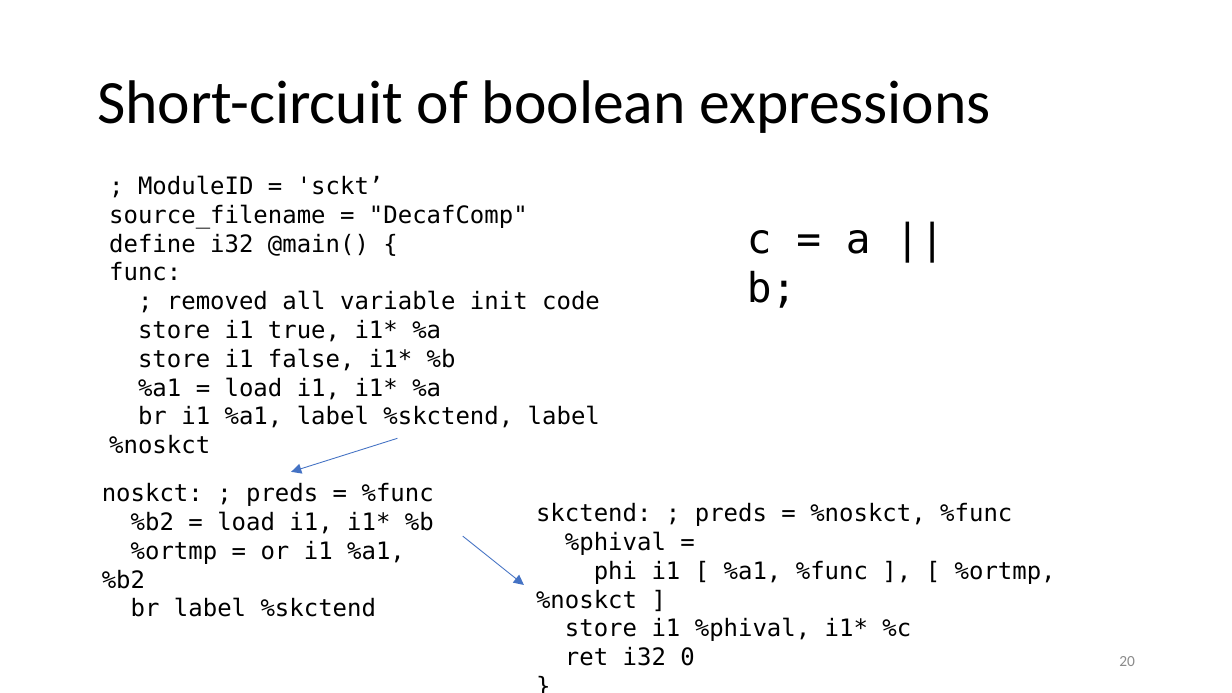
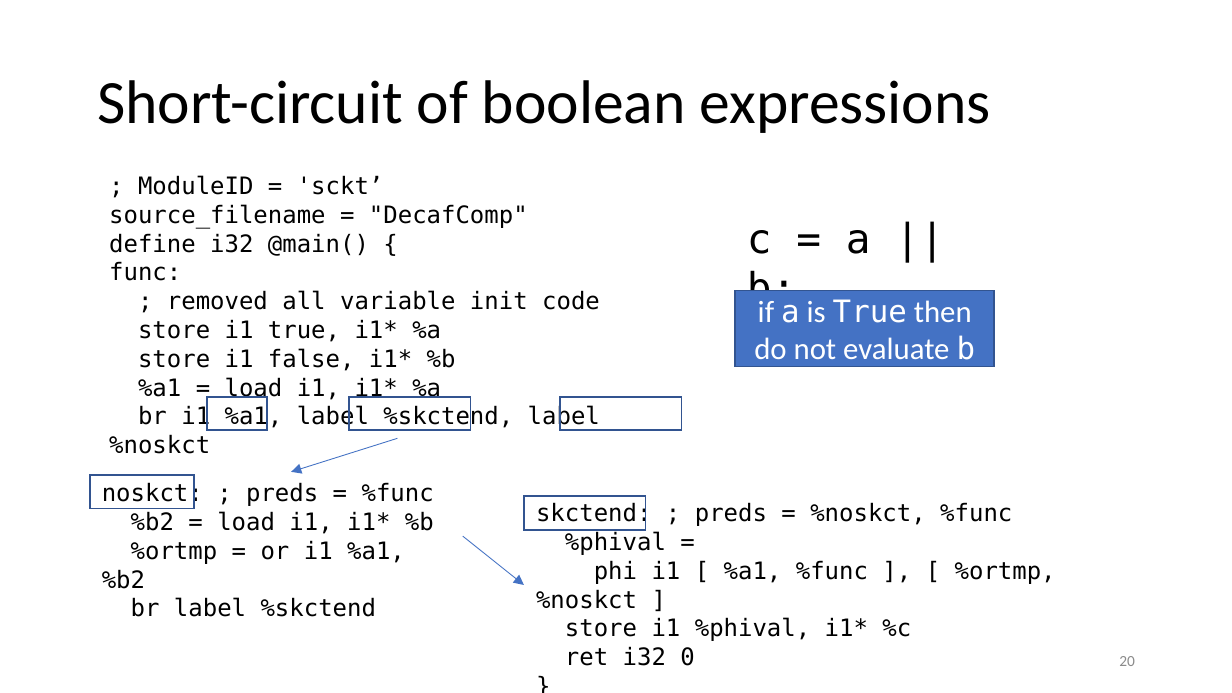
Before and after one commit to anoopsarkar/compilers-class, a slide deck: slide 20 of assets/ppt/codegen/decafLLVM.pptx. Drawn at 1232x693 pixels with LibreOffice and Linux fonts; fonts in the diff are those of the drawing. Boxes give left, top, right and bottom in pixels: in the first picture for what was removed or moved away, otherwise in the second. Text is boxed around its words. In the diff, an @@ line names an element or a change of style, - is before the commit and + after.

```diff
--- a/assets/ppt/codegen/decafLLVM.pptx
+++ b/assets/ppt/codegen/decafLLVM.pptx
@@ rectangle added at (x1=736, y1=291, x2=994, y2=367), fill #4472C4, outline #325491 1 pt, 18 pt, text #FFFFFF @@
+if a is True then do not evaluate b
@@ rectangle added at (x1=207, y1=397, x2=266, y2=430), outline #325491 1 pt @@
@@ rectangle added at (x1=349, y1=397, x2=471, y2=430), outline #325491 1 pt @@
@@ rectangle added at (x1=559, y1=397, x2=681, y2=430), outline #325491 1 pt @@
@@ rectangle added at (x1=90, y1=476, x2=195, y2=509), outline #325491 1 pt @@
@@ rectangle added at (x1=524, y1=496, x2=646, y2=530), outline #325491 1 pt @@
```
Also in this commit, not shown: 9 other slides changed, 2 other files.
